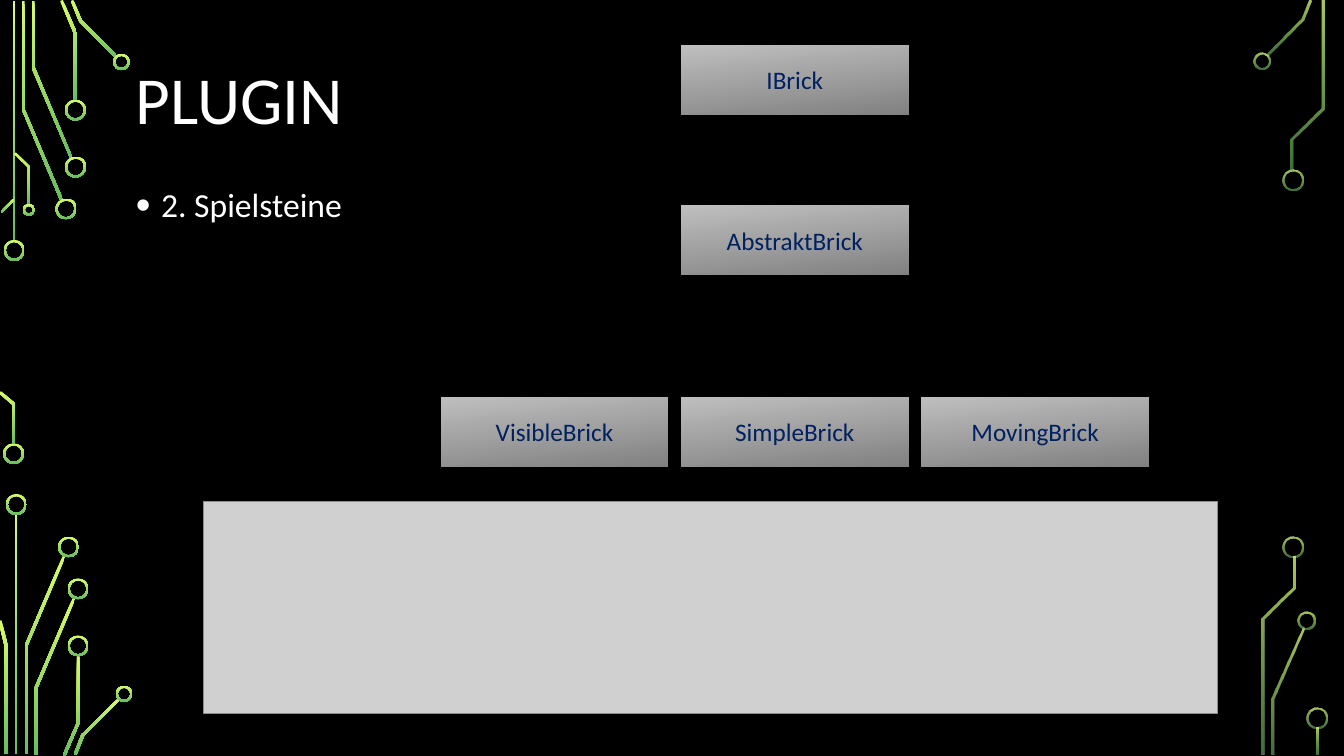
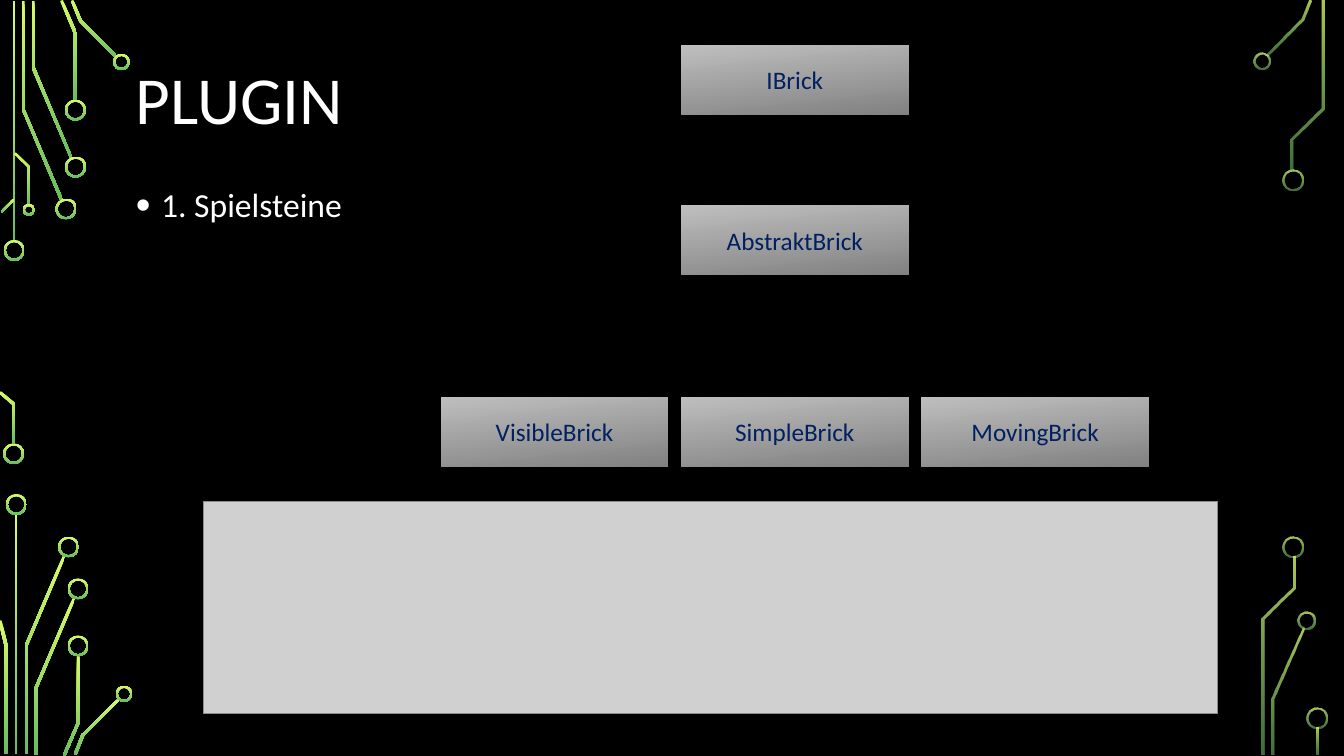
Before and after one commit to OSI-Califronia/linmabreakout, a slide deck: slide 4 of praesentation/Softwarearchitekturen.pptx (slide 5 before the commit). Drawn at 1344x756 pixels with LibreOffice and Linux fonts; fonts in the diff are those of the drawing; grey boxes stand for pictures; background and template pictures are left out. Boxes give left, top, right and bottom in pixels: in the first picture for what was removed or moved away, otherwise in the second. Text is boxed around its words. In the diff, an @@ line names an element or a change of style, - is before the commit and + after.

```diff
--- a/praesentation/Softwarearchitekturen.pptx
+++ b/praesentation/Softwarearchitekturen.pptx
@@ text at box(161, 193, 342, 223): text changed @@
-• 2. Spielsteine
+• 1. Spielsteine
```
Also in this commit, not shown: 5 other slides changed, 2 slides added, 2 slides removed.
